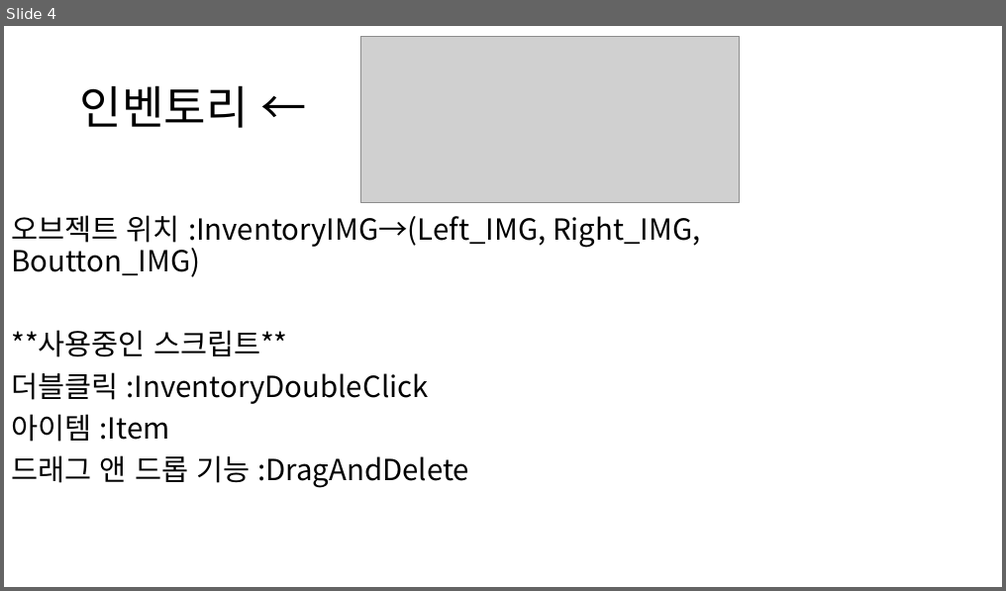
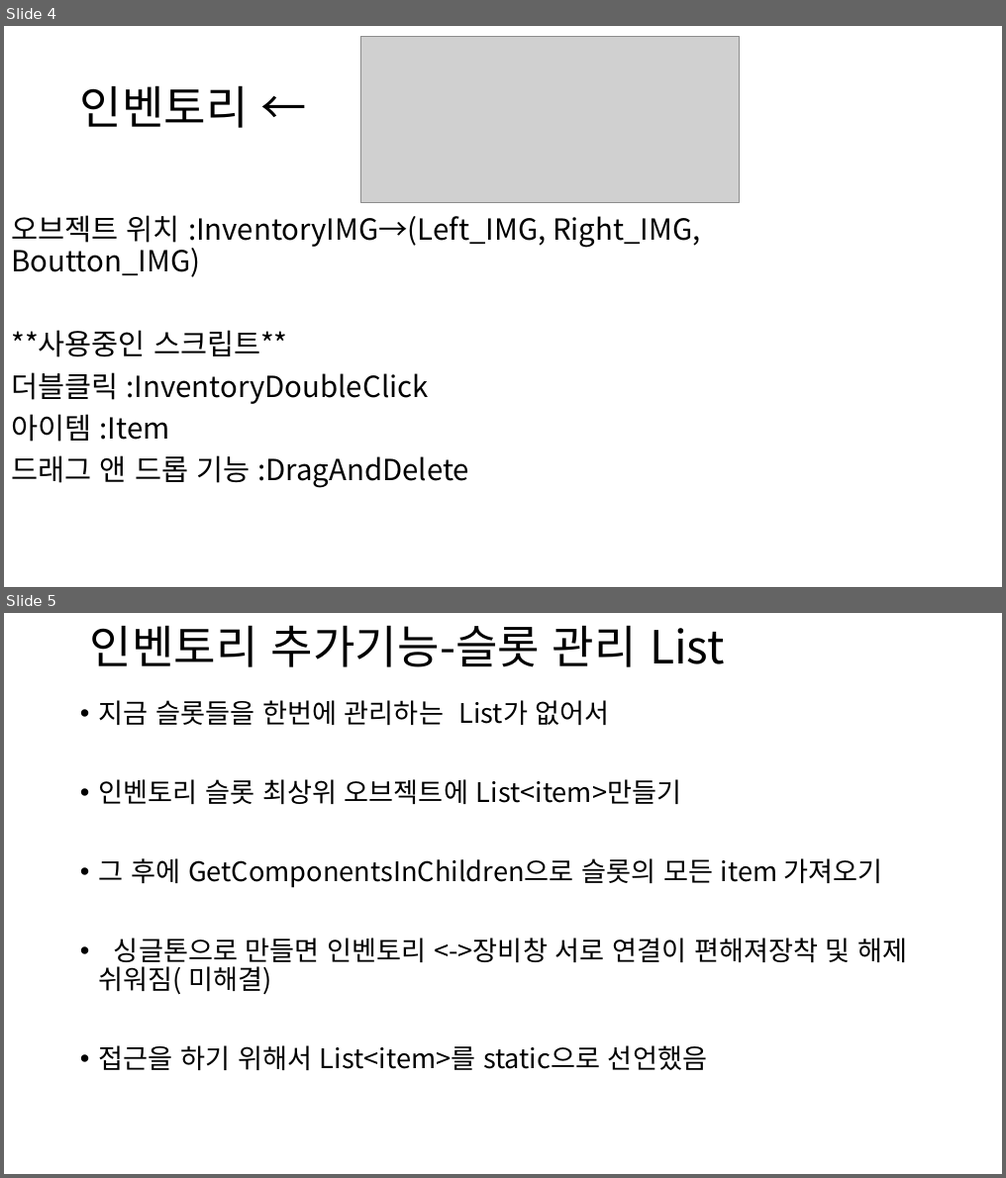
Before and after one commit to Viiggang/The_Avarice, a slide deck: 인벤토리구조.pptx. Shown one above the other, each under a label of ours: slide 4 before the commit, slides 4 and 5 after it. The pictures are 1006x591 and 1006x1178 pixels, drawn with LibreOffice and Linux fonts; fonts in the diff are those of the drawing; grey boxes stand for pictures. Boxes give left, top, right and bottom in pixels: in the first picture for what was removed or moved away, otherwise in the second. Text is boxed around its words. In the diff, an @@ line names an element or a change of style, - is before the commit and + after.

```diff
--- a/인벤토리구조.pptx
+++ b/인벤토리구조.pptx
@@ slide 5 added at [4,613,1002,1174], background #FFFFFF @@
@@ title added at [90,625,725,667], 44 pt, text #000000 @@
+인벤토리 추가기능-슬롯 관리 List
@@ text added at [99,700,908,1070], 25.9 pt, text #000000 @@
+• 지금 슬롯들을 한번에 관리하는 List가 없어서
+• 인벤토리 슬롯 최상위 오브젝트에 List<item>만들기
+• 그 후에 GetComponentsInChildren으로 슬롯의 모든 item 가져오기
+• 싱글톤으로 만들면 인벤토리 <->장비창 서로 연결이 편해져장착 및 해제 쉬워짐( 미해결)
+• 접근을 하기 위해서 List<item>를 static으로 선언했음
```
Also in this commit, not shown: 1 other slide added, 16 other files.
